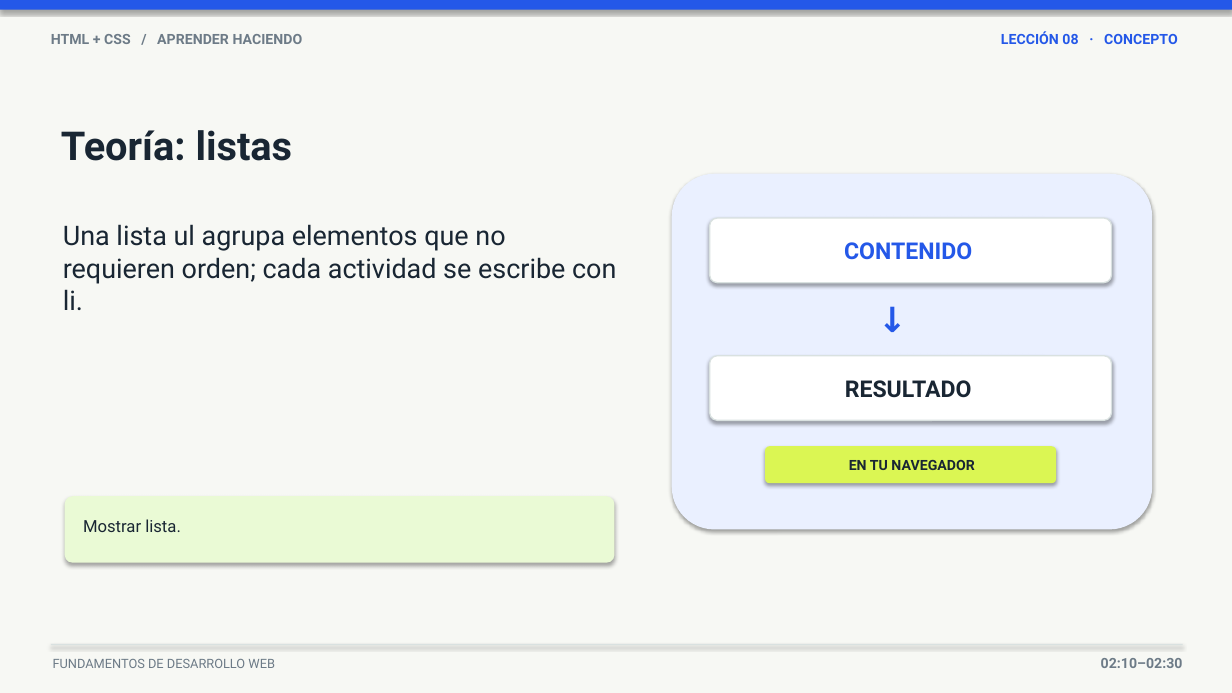
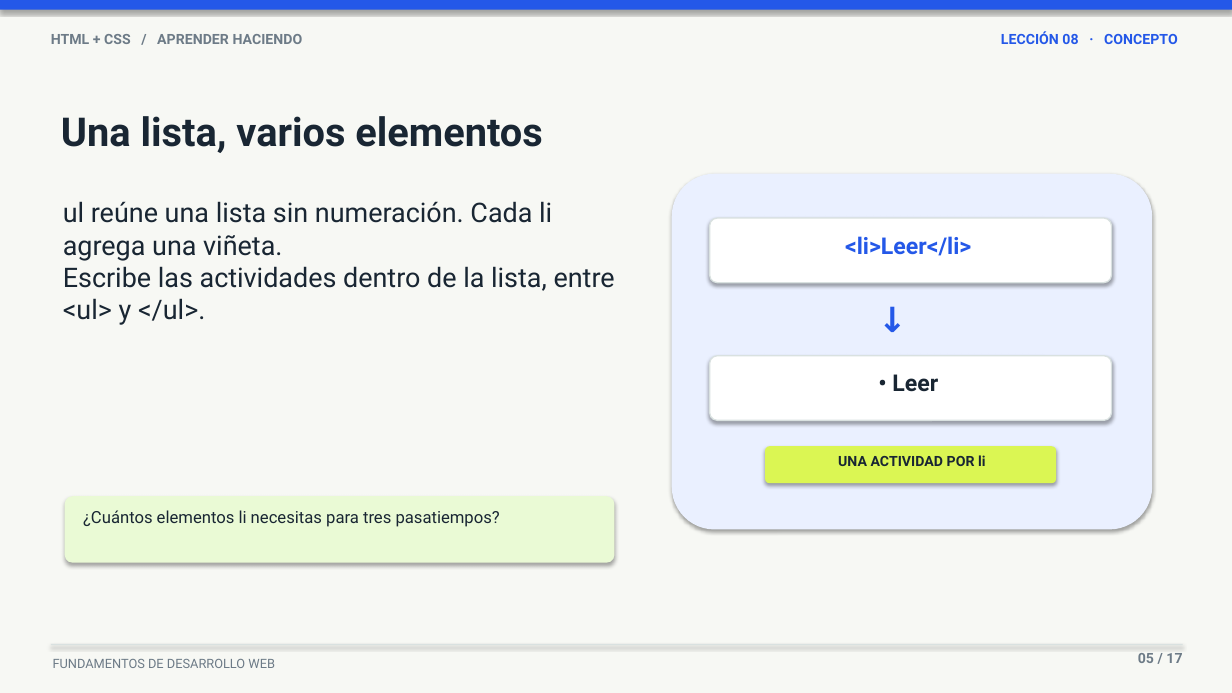
Before and after one commit to upc-pre-202620-1asi0730-8093-greentech/webdev-course-greentech, a slide deck: slide 5 of scripts/lesson-8-simple-web-page/lesson-8-simple-web-page-presentation.pptx. Drawn at 1232x693 pixels with LibreOffice and Linux fonts; fonts in the diff are those of the drawing. Boxes give left, top, right and bottom in pixels: in the first picture for what was removed or moved away, otherwise in the second. Text is boxed around its words. In the diff, an @@ line names an element or a change of style, - is before the commit and + after.

```diff
--- a/scripts/lesson-8-simple-web-page/lesson-8-simple-web-page-presentation.pptx
+++ b/scripts/lesson-8-simple-web-page/lesson-8-simple-web-page-presentation.pptx
@@ text at (61,116,542,153): text changed @@
-Teoría: listas
+Una lista, varios elementos
@@ text at (63,201,615,325): text changed @@
-Una lista ul agrupa elementos que no requieren orden; cada actividad se escribe con li.
+ul reúne una lista sin numeración. Cada li agrega una viñeta.
+Escribe las actividades dentro de la lista, entre <ul> y </ul>.
@@ text at (845,236,971,256): text changed @@
-CONTENIDO
+<li>Leer</li>
@@ text at (892,374,938,392): text changed @@
-RESULTADO
+• Leer
@@ text at (838,455,985,466): text changed @@
-EN TU NAVEGADOR
+UNA ACTIVIDAD POR li
@@ text at (83,510,500,527): text changed @@
-Mostrar lista.
+¿Cuántos elementos li necesitas para tres pasatiempos?
@@ text at (1138,653,1182,663): text changed @@
-02:10–02:30
+05 / 17
```
Also in this commit, not shown: 8 other slides changed, 8 slides added, 8 slides removed.
